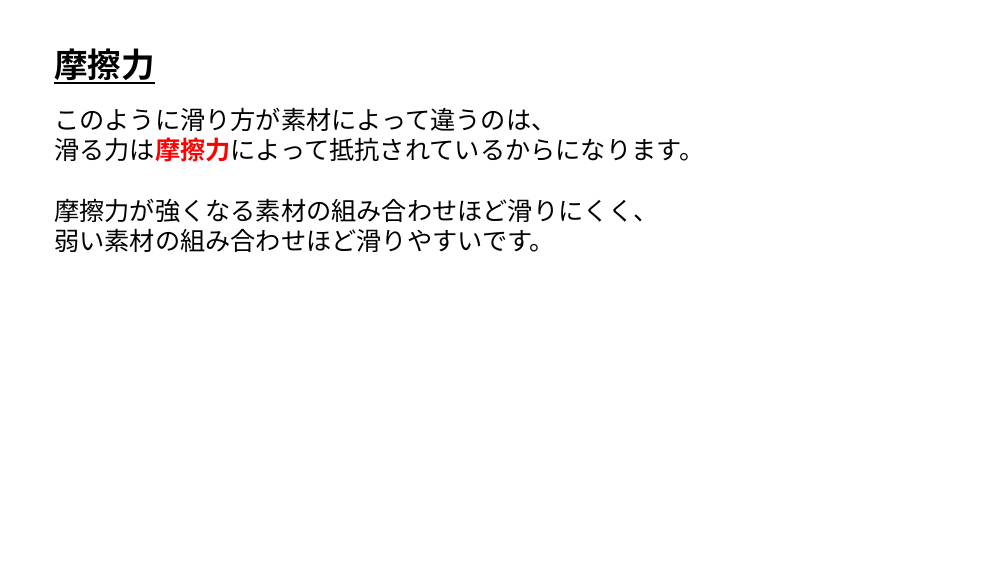
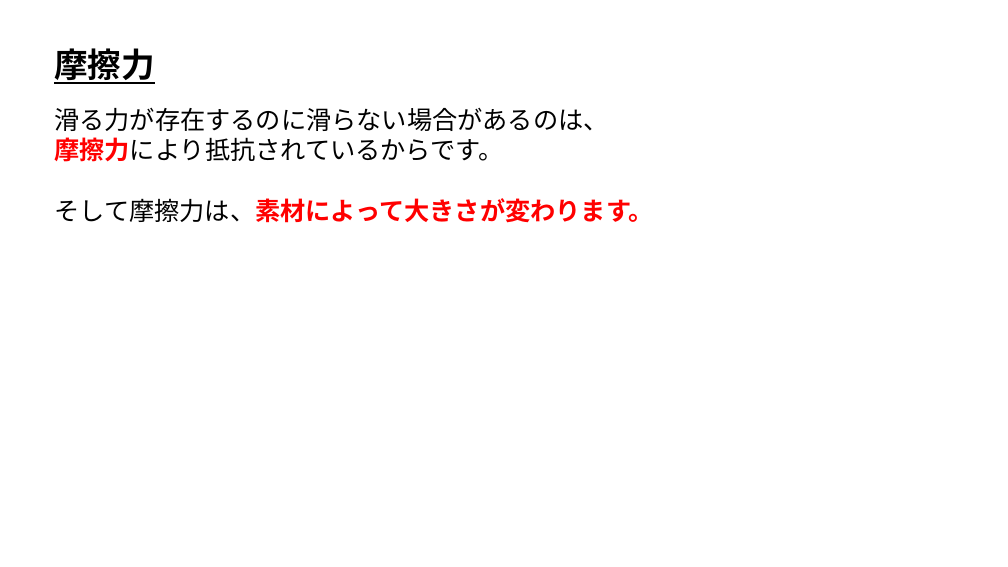
Before and after one commit to ArakiYusuke-Ohara/Textbook, a slide deck: slide 4 of ゲーム科2年/00_前期/ゲーム開発Ⅰ/ゲーム物理学/座学/17_摩擦力.pptx. Drawn at 1008x567 pixels with LibreOffice and Linux fonts; fonts in the diff are those of the drawing. Boxes give left, top, right and bottom in pixels: in the first picture for what was removed or moved away, otherwise in the second. Text is boxed around its words. In the diff, an @@ line names an element or a change of style, - is before the commit and + after.

Commit message:
摩擦力、合力修正

```diff
--- a/ゲーム科2年/00_前期/ゲーム開発Ⅰ/ゲーム物理学/座学/17_摩擦力.pptx
+++ b/ゲーム科2年/00_前期/ゲーム開発Ⅰ/ゲーム物理学/座学/17_摩擦力.pptx
@@ text at (x1=54, y1=108, x2=654, y2=223): text changed @@
-このように滑り方が素材によって違うのは、
-滑る力は摩擦力によって抵抗されているからになります。
-摩擦力が強くなる素材の組み合わせほど滑りにくく、
-弱い素材の組み合わせほど滑りやすいです。
+滑る力が存在するのに滑らない場合があるのは、
+摩擦力により抵抗されているからです。
+そして摩擦力は、素材によって大きさが変わります。
```
Also in this commit, not shown: 1 other slide changed, 1 slide added, 1 other file.
